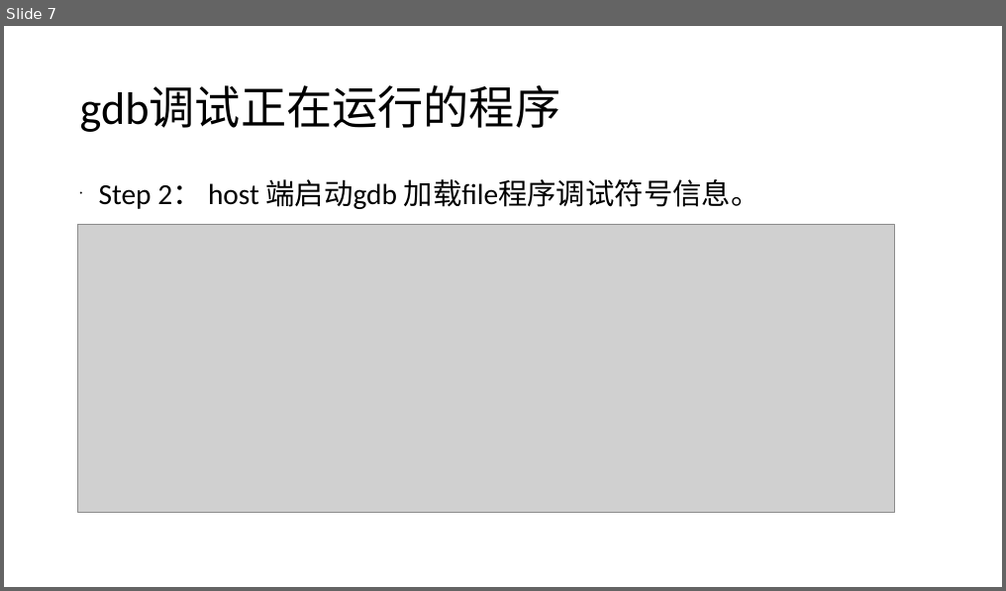
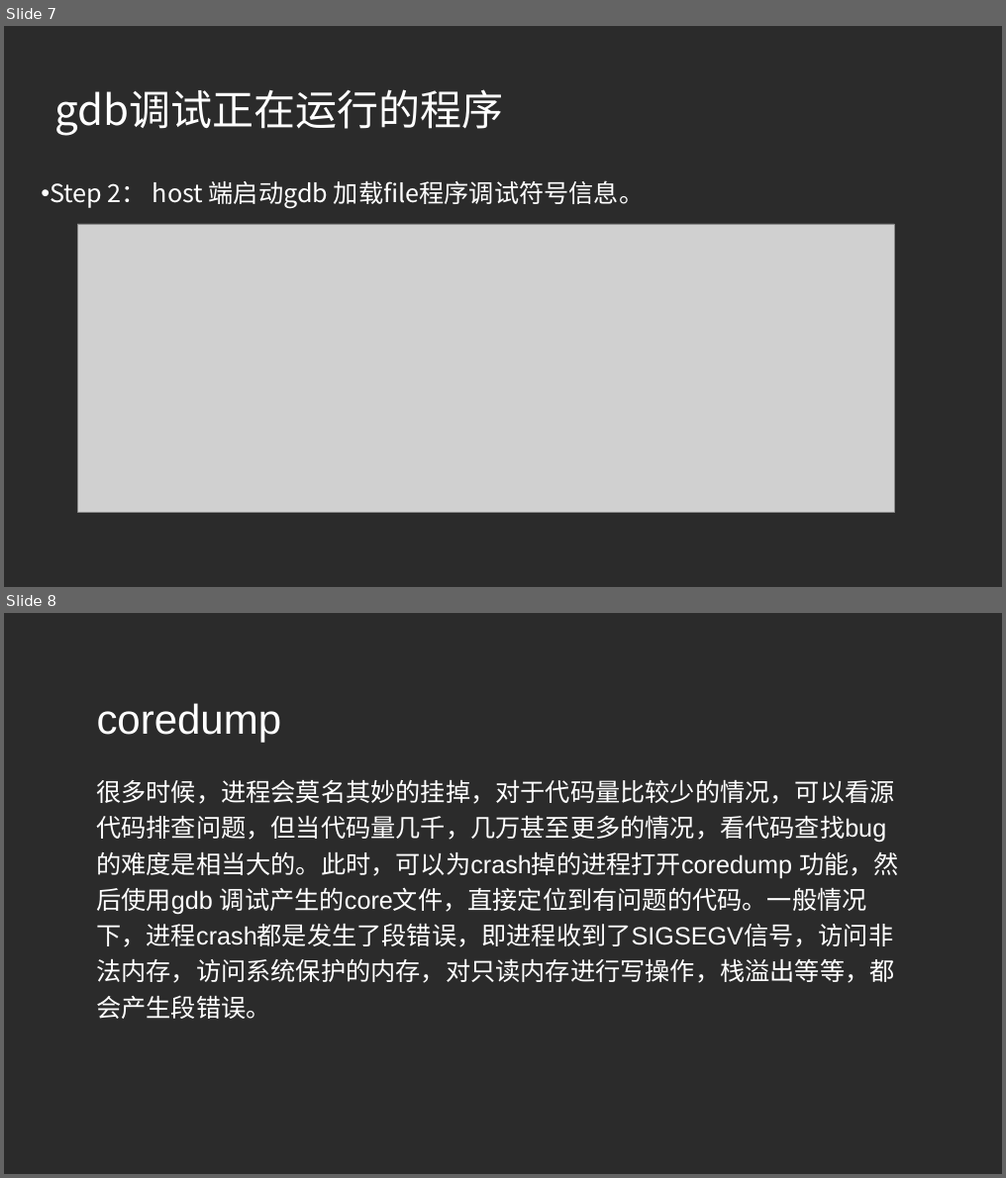
Before and after one commit to beyondforever1993/TestCode, a slide deck: linux调试工具.ppt. Shown one above the other, each under a label of ours: slide 7 before the commit, slides 7 and 8 after it. The pictures are 1006x591 and 1006x1178 pixels, drawn with LibreOffice and Linux fonts; fonts in the diff are those of the drawing; grey boxes stand for pictures; background and template pictures are left out; a plain dark background stands for a picture behind light text. Boxes give left, top, right and bottom in pixels: in the first picture for what was removed or moved away, otherwise in the second. Text is boxed around its words. In the diff, an @@ line names an element or a change of style, - is before the commit and + after.

```diff
--- a/linux调试工具.ppt
+++ b/linux调试工具.ppt
@@ slide 8 added at [4, 613, 1002, 1174], background picture (left out) @@
@@ title added at [97, 703, 282, 743], 40 pt, text #FFFFFF @@
+coredump
@@ text added at [96, 780, 899, 1019], 24 pt, text #FFFFFF @@
+很多时候，进程会莫名其妙的挂掉，对于代码量比较少的情况，可以看源代码排查问题，但当代码量几千，几万甚至更多的情况，看代码查找bug的难度是相当大的。此时，可以为crash掉的进程打开coredump 功能，然后使用gdb 调试产生的core文件，直接定位到有问题的代码。一般情况下，进程crash都是发生了段错误，即进程收到了SIGSEGV信号，访问非法内存，访问系统保护的内存，对只读内存进行写操作，栈溢出等等，都会产生段错误。
@@ slide 7 changed as well @@
@@ background #FFFFFF to picture (left out) @@
@@ title "gdb调试正在运行的程序": place and size @@
-title "gdb调试正在运行的程序" at [80, 86, 561, 132]
+title "gdb调试正在运行的程序" at [55, 89, 504, 136]
@@ title "gdb调试正在运行的程序" at [55, 89, 504, 136]: size 44 to 40 pt, font Calibri to Noto Sans CJK SC, text colour #000000 to #FFFFFF; line spacing 0.9 to 1 @@
@@ text "Step 2： host 端启动gdb 加载file程序调试符号信息。": place and size @@
-text "Step 2： host 端启动gdb 加载file程序调试符号信息。" at [99, 179, 760, 209]
+text "Step 2： host 端启动gdb 加载file程序调试符号信息。" at [50, 180, 644, 209]
@@ text "Step 2： host 端启动gdb 加载file程序调试符号信息。" at [50, 180, 644, 209]: size 28 to 24 pt, font Calibri to Noto Sans CJK SC, text colour #000000 to #FFFFFF; indent changed; line spacing 0.9 to 1; less space between paragraphs; bullet colour #000000 to #FFFFFF @@
```
Also in this commit, not shown: 6 other slides changed, 4 other slides added.
